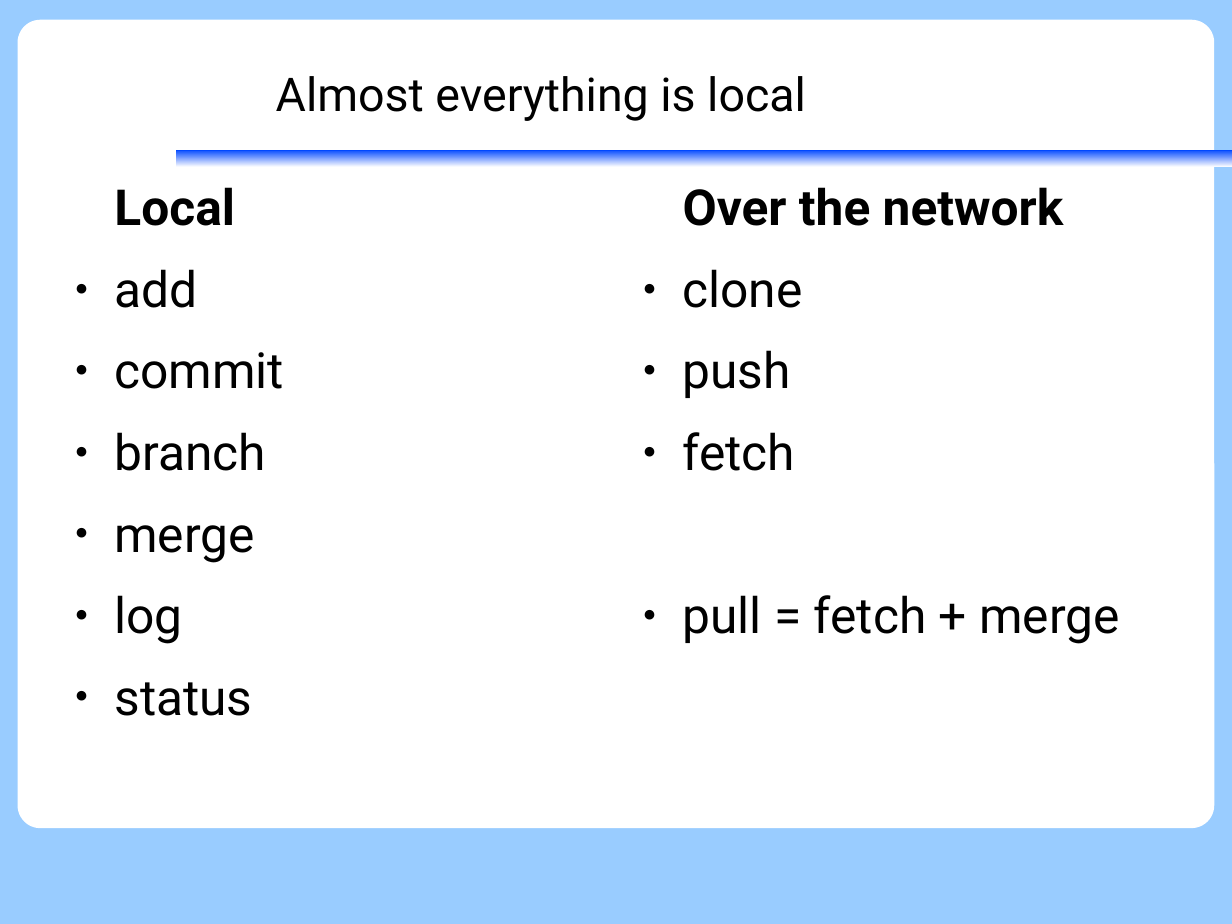
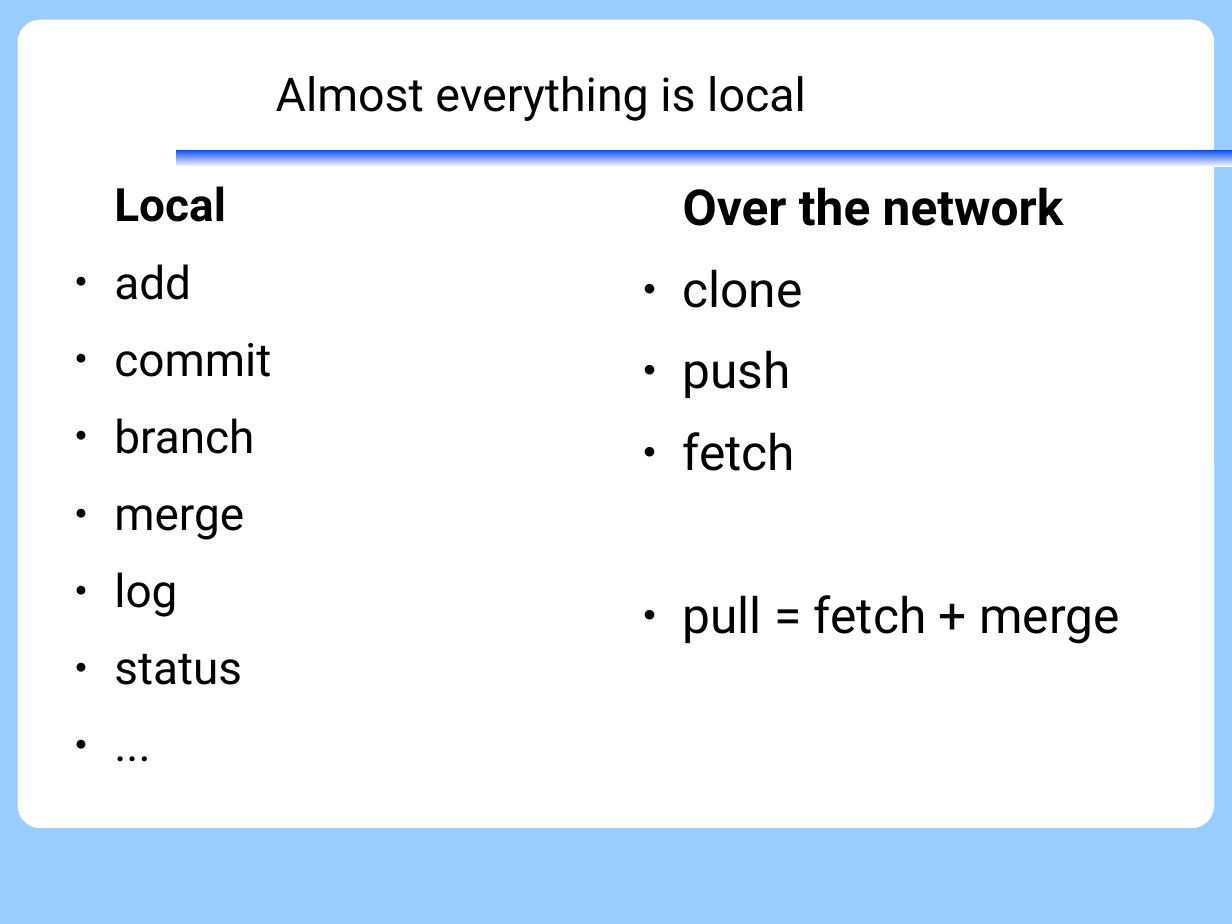
Before and after one commit to KennethNielsen/presentations, a slide deck: slide 8 of gitworkshop/gitworkshop.odp. Drawn at 1232x924 pixels with LibreOffice and Linux fonts; fonts in the diff are those of the drawing; background and template pictures are left out. Boxes give left, top, right and bottom in pixels: in the first picture for what was removed or moved away, otherwise in the second. Text is boxed around its words. In the diff, an @@ line names an element or a change of style, - is before the commit and + after.

```diff
--- a/gitworkshop/gitworkshop.odp
+++ b/gitworkshop/gitworkshop.odp
@@ text at bbox=[114, 186, 271, 685]: paragraph added @@
+● ...
@@ text at bbox=[114, 186, 271, 685]: size 32 to 29.6 pt @@
```
Also in this commit, not shown: 2 other slides changed, 2 slides added, 1 other file.
